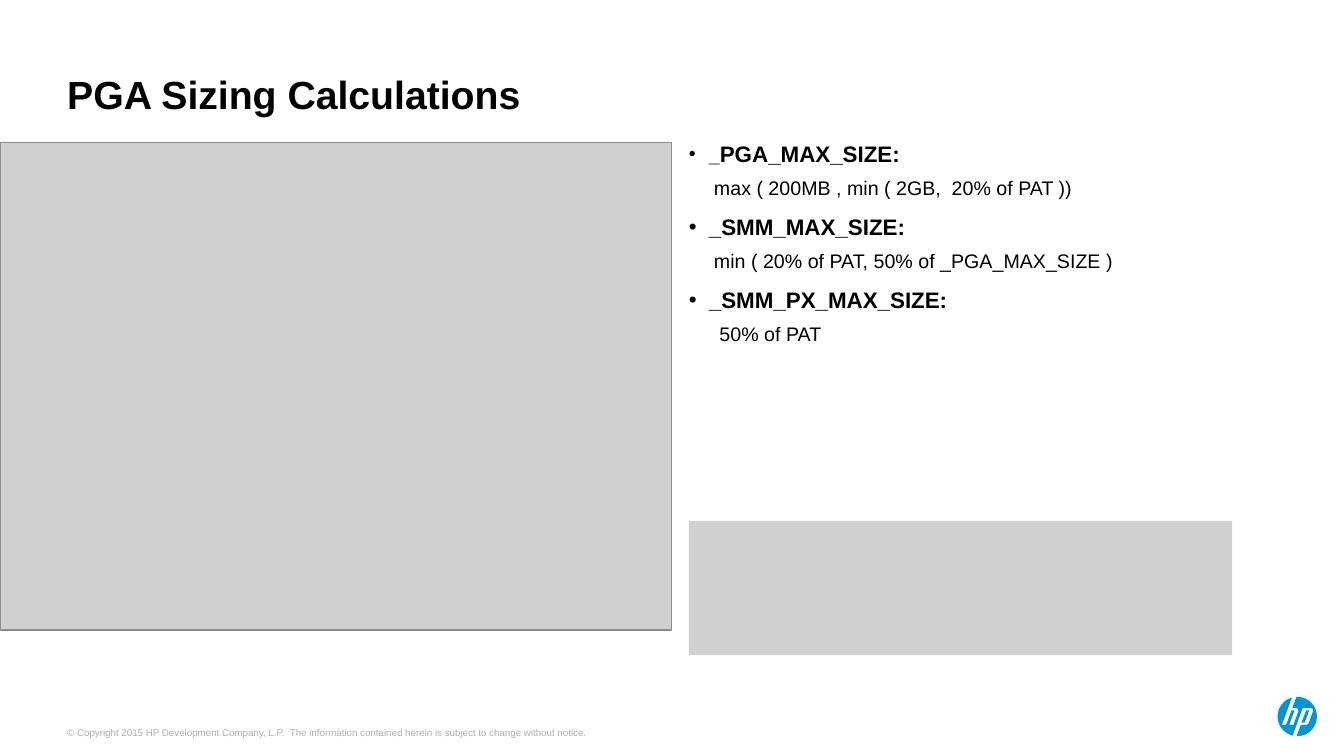
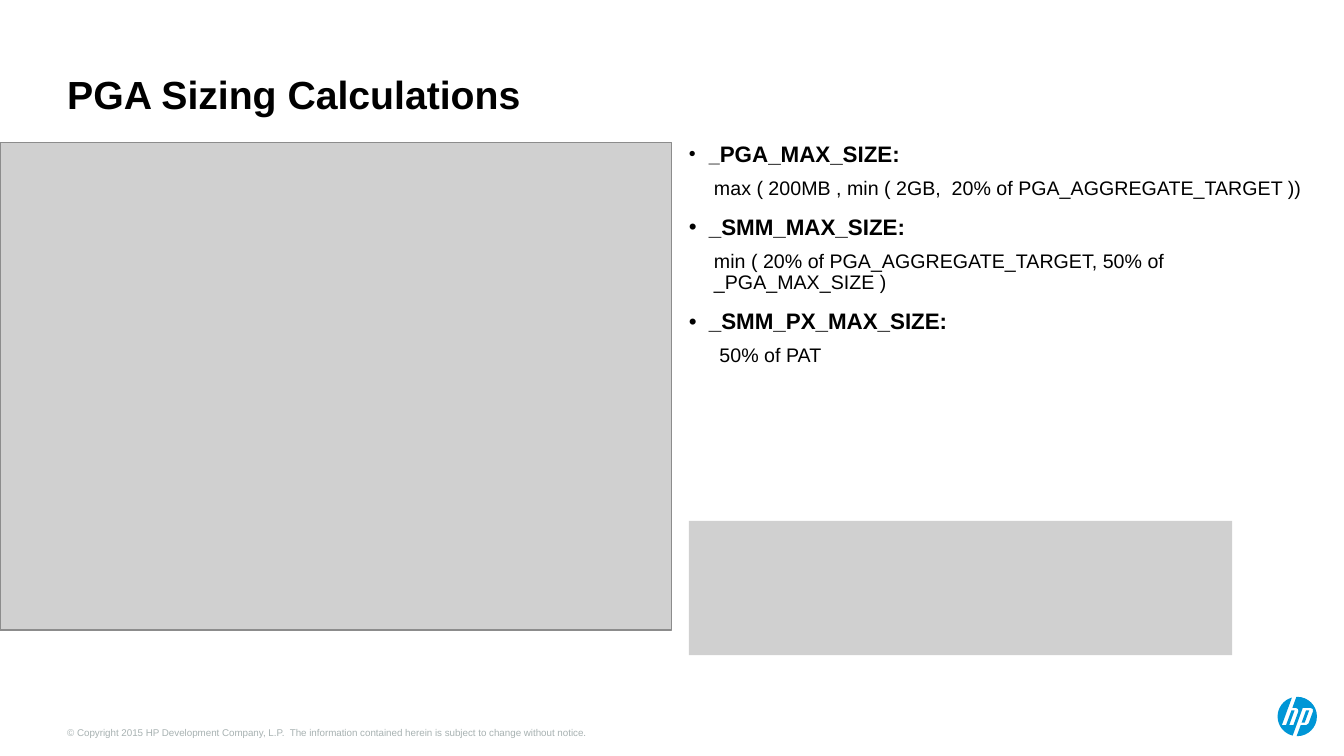
Before and after one commit to ndesilets/Group-13-HP-Big-Data-Analytics, a slide deck: slide 10 of Power Point Files/hotsos_2017 (combined).pptx. Drawn at 1344x756 pixels with LibreOffice and Linux fonts; fonts in the diff are those of the drawing; grey boxes stand for pictures. Boxes give left, top, right and bottom in pixels: in the first picture for what was removed or moved away, otherwise in the second. Text is boxed around its words. In the diff, an @@ line names an element or a change of style, - is before the commit and + after.

```diff
--- a/Power Point Files/hotsos_2017 (combined).pptx
+++ b/Power Point Files/hotsos_2017 (combined).pptx
@@ text at [714, 180, 1282, 199]: text changed @@
-  max ( 200MB , min ( 2GB, 20% of PAT ))
+  max ( 200MB , min ( 2GB, 20% of PGA_AGGREGATE_TARGET ))
@@ text at [714, 253, 1164, 293]: text changed @@
-  min ( 20% of PAT, 50% of _PGA_MAX_SIZE )
+  min ( 20% of PGA_AGGREGATE_TARGET, 50% of _PGA_MAX_SIZE )
```
Also in this commit, not shown: 2 other slides changed.
